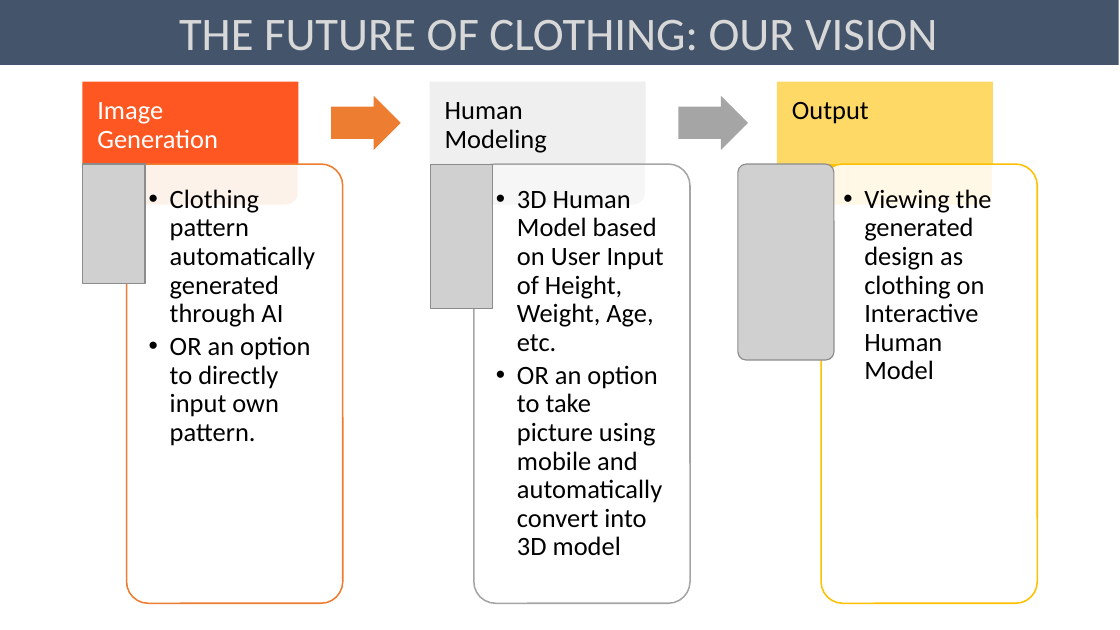
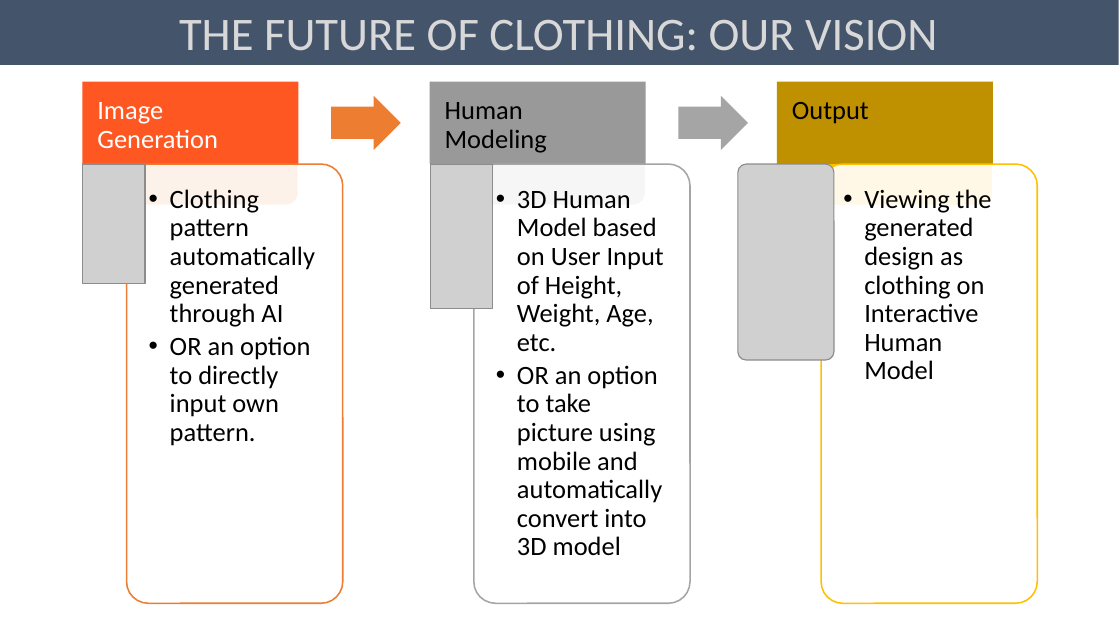
Before and after one commit to sushant-thapa/Future-of-Clothing-A-technological-approach, a slide deck: slide 2 of Future of Clothing, a progress slide.pptx. Drawn at 1120x630 pixels with LibreOffice and Linux fonts; fonts in the diff are those of the drawing; grey boxes stand for pictures. Boxes give left, top, right and bottom in pixels: in the first picture for what was removed or moved away, otherwise in the second. Text is boxed around its words. In the diff, an @@ line names an element or a change of style, - is before the commit and + after.

Commit message:
This version has colours as indicators rather than entire background.

```diff
--- a/Future of Clothing, a progress slide.pptx
+++ b/Future of Clothing, a progress slide.pptx
@@ rectangle "Human Modeling" at (x1=430, y1=82, x2=646, y2=165): fill #EFEFEF to #999999 @@
@@ rectangle "Output" at (x1=777, y1=82, x2=993, y2=165): fill #FFD966 to #BF9000 @@
```
Also in this commit, not shown: 9 other slides changed.
